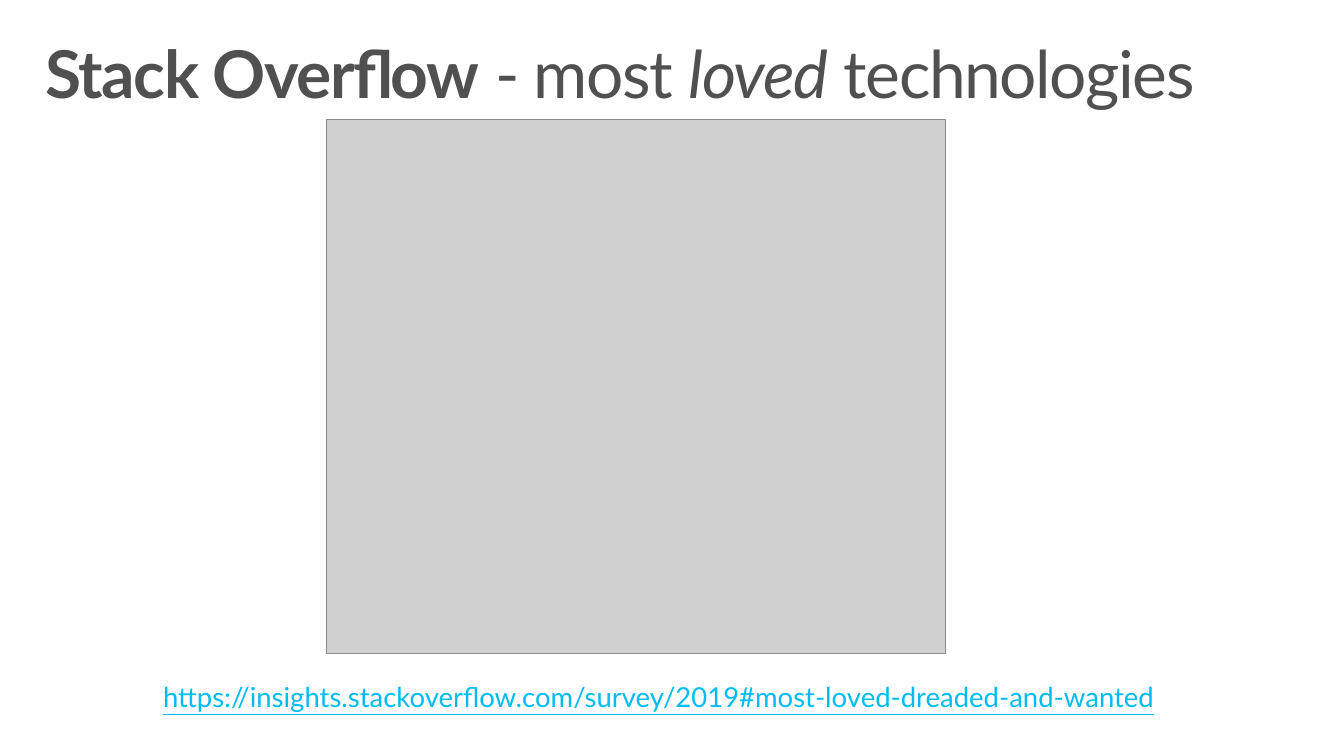
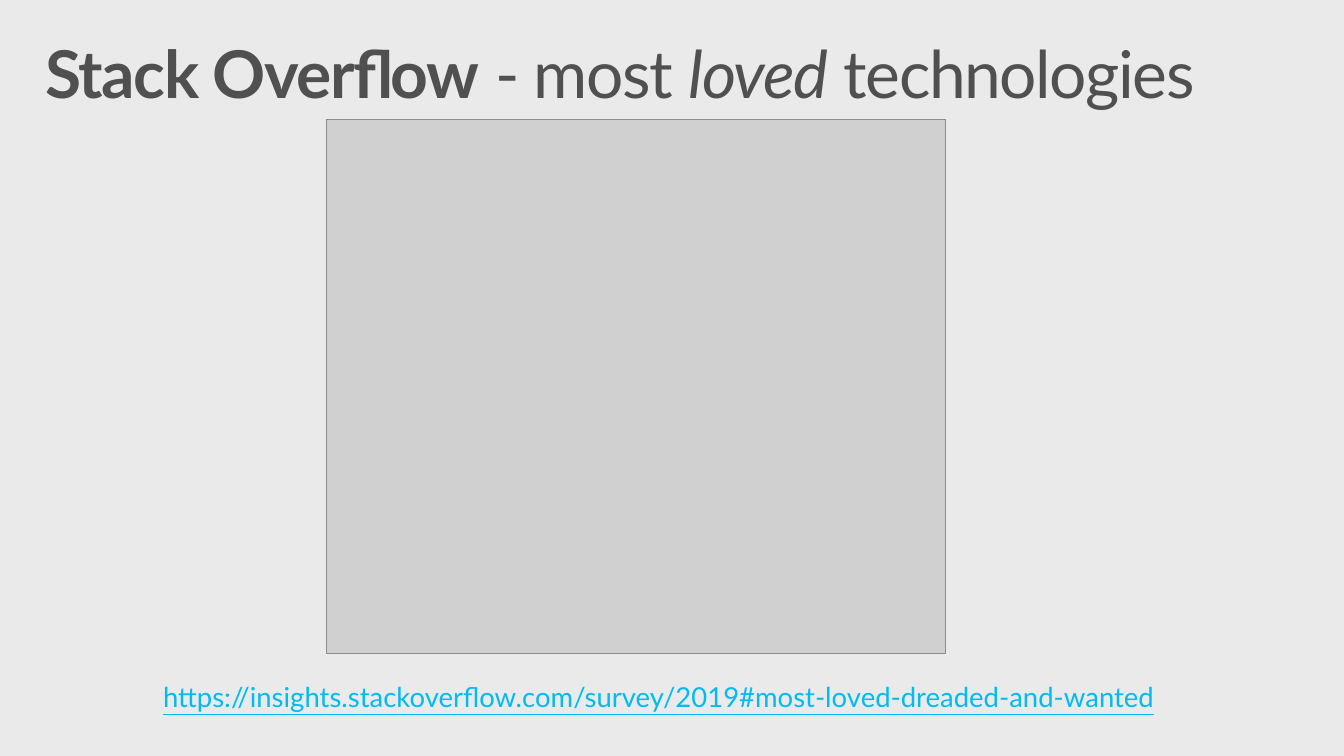
Before and after one commit to nithinmohantk/VS2019Launch-LK, a slide deck: slide 37 of slides/VS2019-Launch-CS80.pptx (slide 3 before the commit). Drawn at 1344x756 pixels with LibreOffice and Linux fonts; fonts in the diff are those of the drawing; grey boxes stand for pictures; background and template pictures are left out. Boxes give left, top, right and bottom in pixels: in the first picture for what was removed or moved away, otherwise in the second. Text is boxed around its words. In the diff, an @@ line names an element or a change of style, - is before the commit and + after.

```diff
--- a/slides/VS2019-Launch-CS80.pptx
+++ b/slides/VS2019-Launch-CS80.pptx
@@ background #FFFFFF to #EAEAEA @@
```
Also in this commit, not shown: 20 other slides changed, 1 slide added, 3 slides removed, 5 other files.
